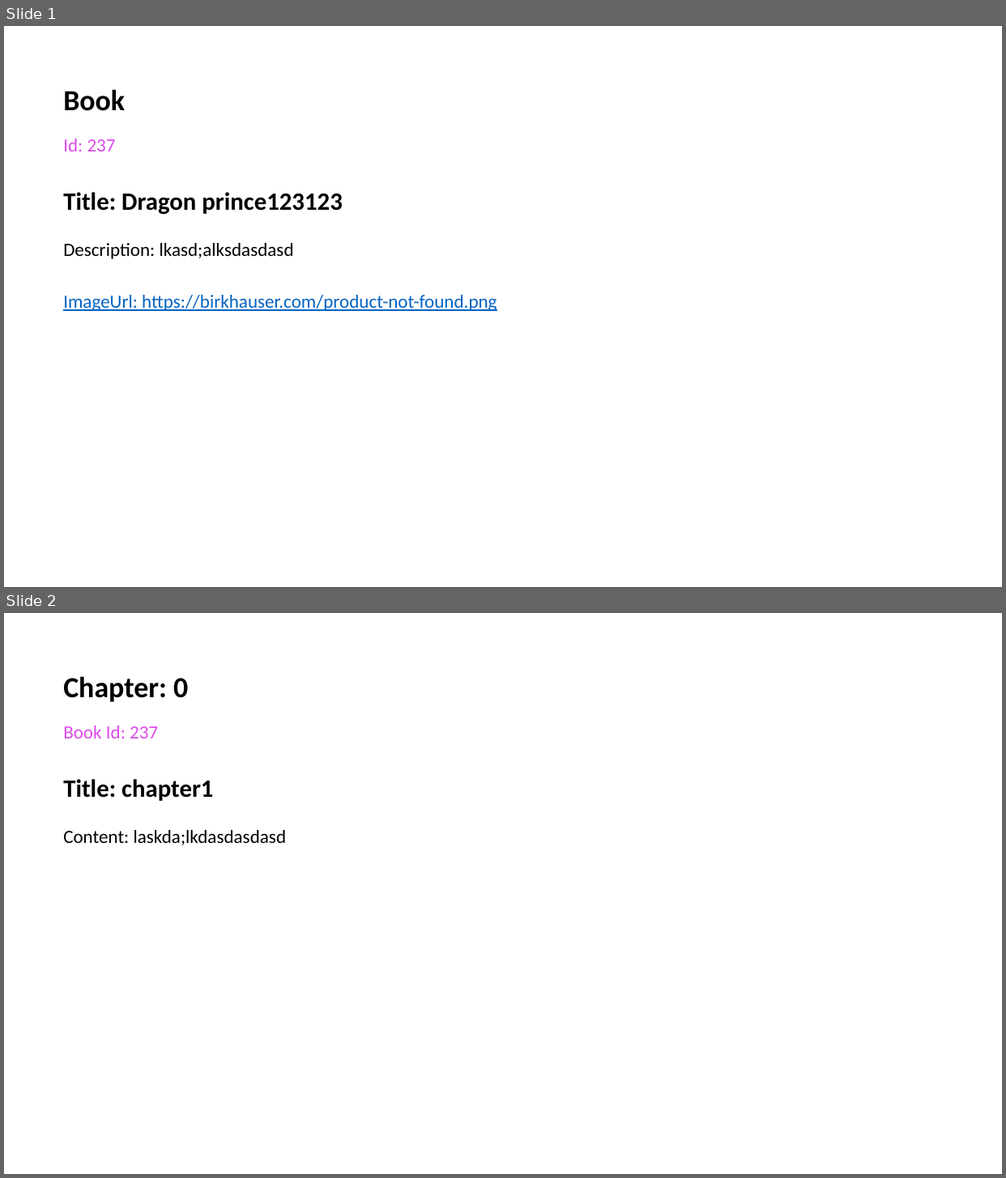
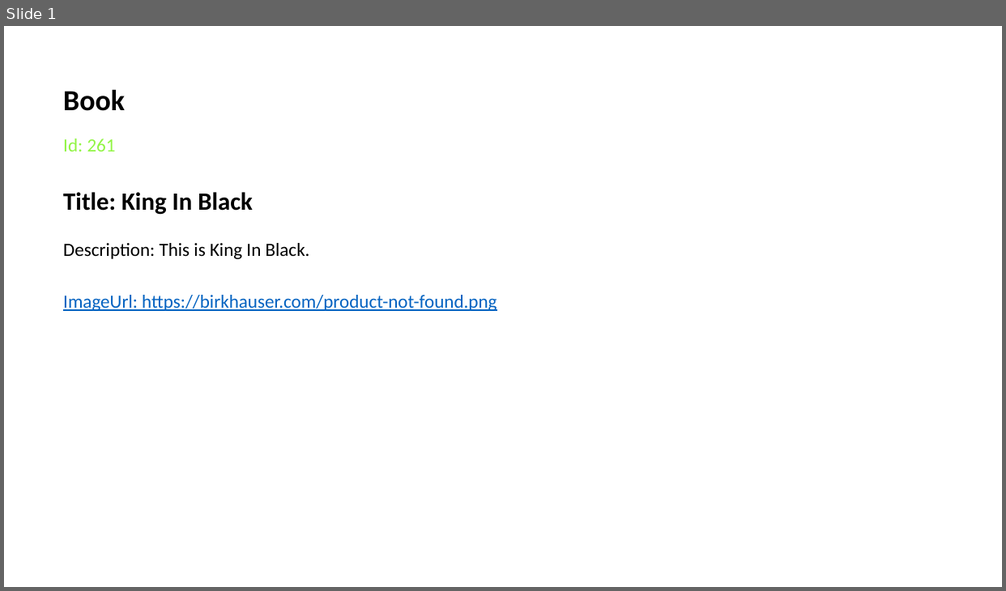
Before and after one commit to table-harmony/aspharmony, a slide deck: Storage/App_Data/Books/Solace.pptx. Shown one above the other, each under a label of ours: slides 1 and 2 before the commit, slide 1 after it. The pictures are 1006x1178 and 1006x591 pixels, drawn with LibreOffice and Linux fonts; fonts in the diff are those of the drawing. Boxes give left, top, right and bottom in pixels: in the first picture for what was removed or moved away, otherwise in the second. Text is boxed around its words. In the diff, an @@ line names an element or a change of style, - is before the commit and + after.

```diff
--- a/Storage/App_Data/Books/Solace.pptx
+++ b/Storage/App_Data/Books/Solace.pptx
@@ slide 2 removed at (4,613,1002,1174), background #FFFFFF @@
@@ text removed at (63,676,188,702) @@
-Chapter: 0
@@ text removed at (63,726,158,739) @@
-Book Id: 237
@@ text removed at (63,779,213,801) @@
-Title: chapter1
@@ text removed at (63,830,287,845) @@
-Content: laskda;lkdasdasdasd
@@ slide 1 changed as well @@
@@ text at (63,139,116,152): text changed; text colour #DD49EB to #91F544 @@
-Id: 237
+Id: 261
@@ text at (63,192,253,215): text changed @@
-Title: Dragon prince123123
+Title: King In Black
@@ text at (63,243,310,259): text changed @@
-Description: lkasd;alksdasdasd
+Description: This is King In Black.
```
Also in this commit, not shown: 1 slide added, 19 other files.
